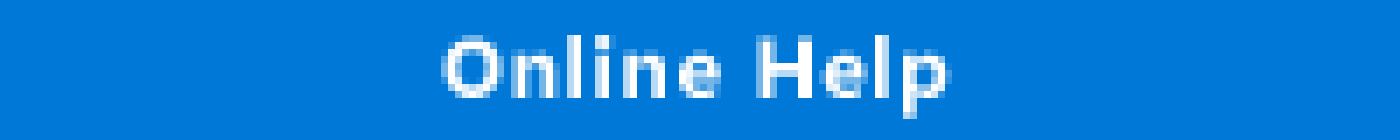
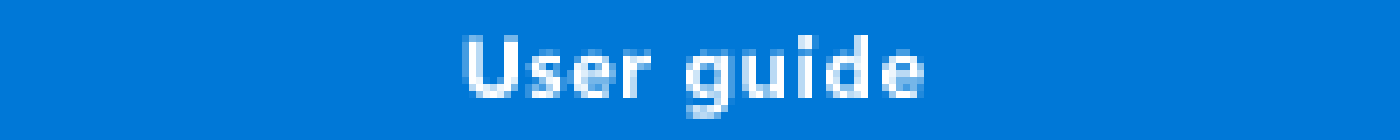
Before/after of a 1400×140 layered artwork. What changed in the layer stack:
renamed "Online Help" to "User guide", painted on it over 441, 35, 952, 119
